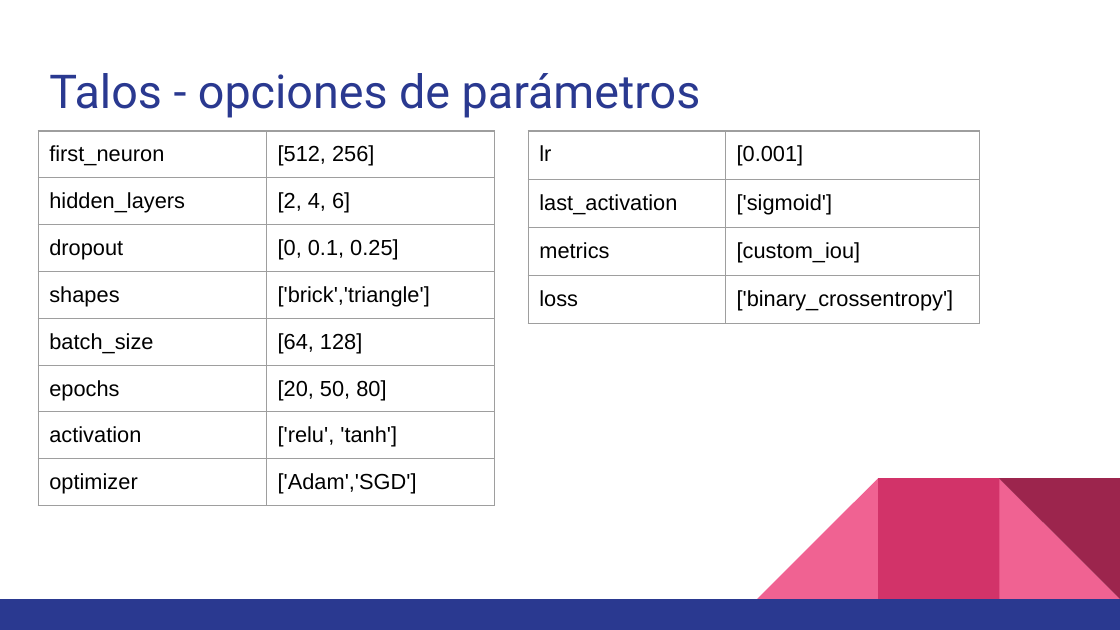
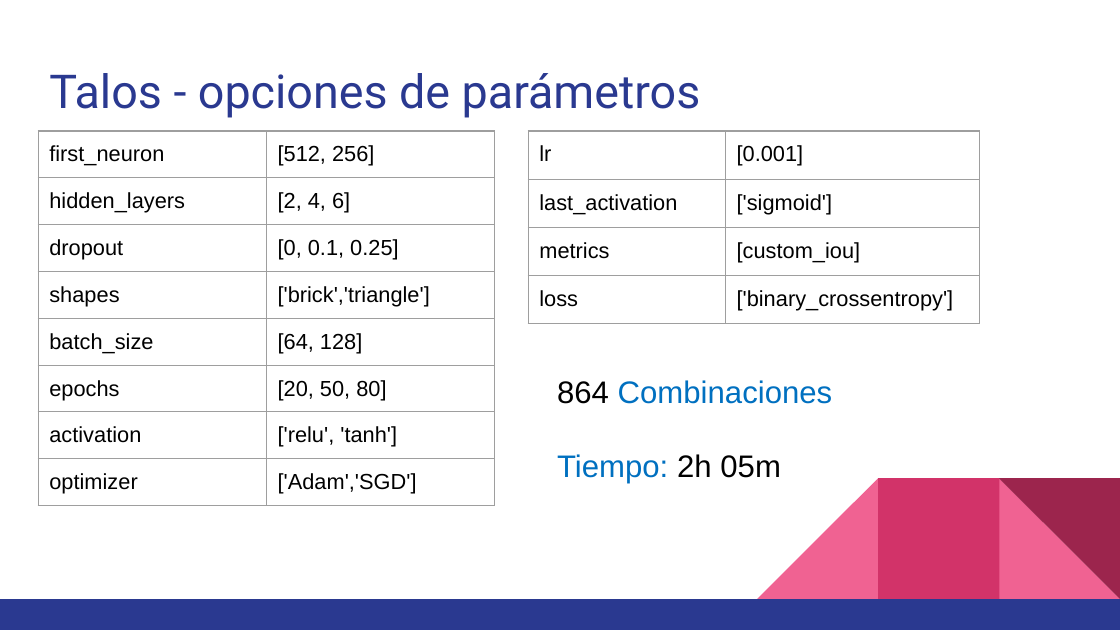
Before and after one commit to cscovino/TED-Talks-Analysis, a slide deck: slide 39 of presentacion/Grupo_4_TED_Talks.pptx. Drawn at 1120x630 pixels with LibreOffice and Linux fonts; fonts in the diff are those of the drawing. Boxes give left, top, right and bottom in pixels: in the first picture for what was removed or moved away, otherwise in the second. Text is boxed around its words. In the diff, an @@ line names an element or a change of style, - is before the commit and + after.

```diff
--- a/presentacion/Grupo_4_TED_Talks.pptx
+++ b/presentacion/Grupo_4_TED_Talks.pptx
@@ table: place and size @@
-table at [529,131,980,498]
+table at [529,131,980,325]
@@ text added at [557,380,833,484], 20 pt, text #0070C0 @@
+864 Combinaciones
+Tiempo: 2h 05m
```
Also in this commit, not shown: 1 other slide changed, 1 slide added.
